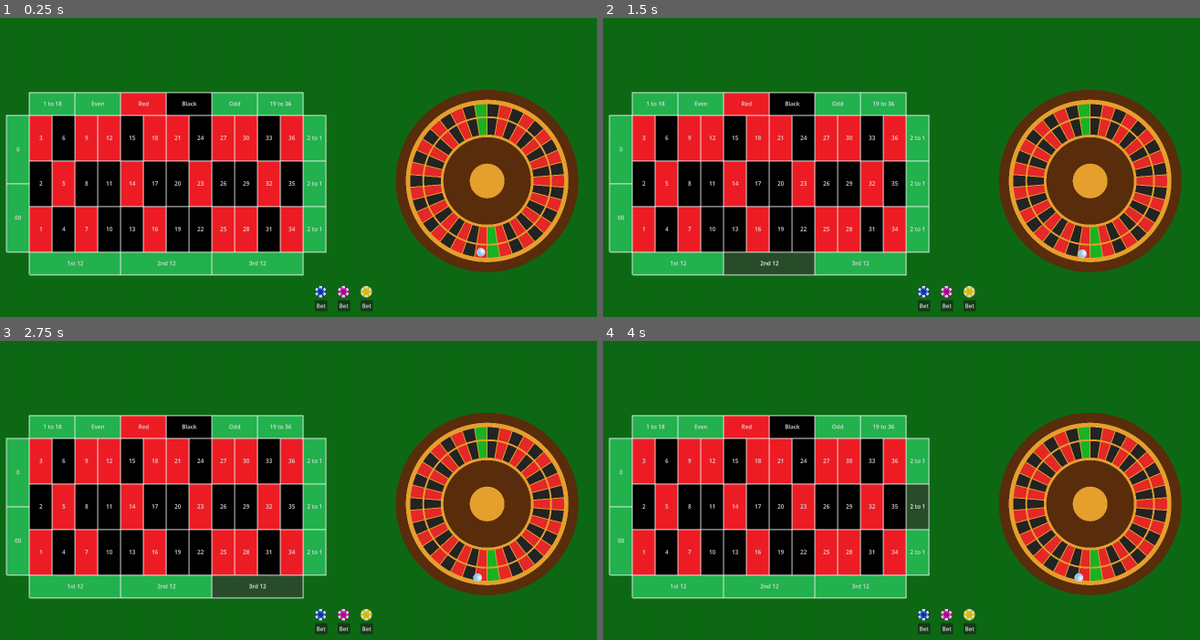
Above: before the commit, frames 1-4 (two rows, left to right).
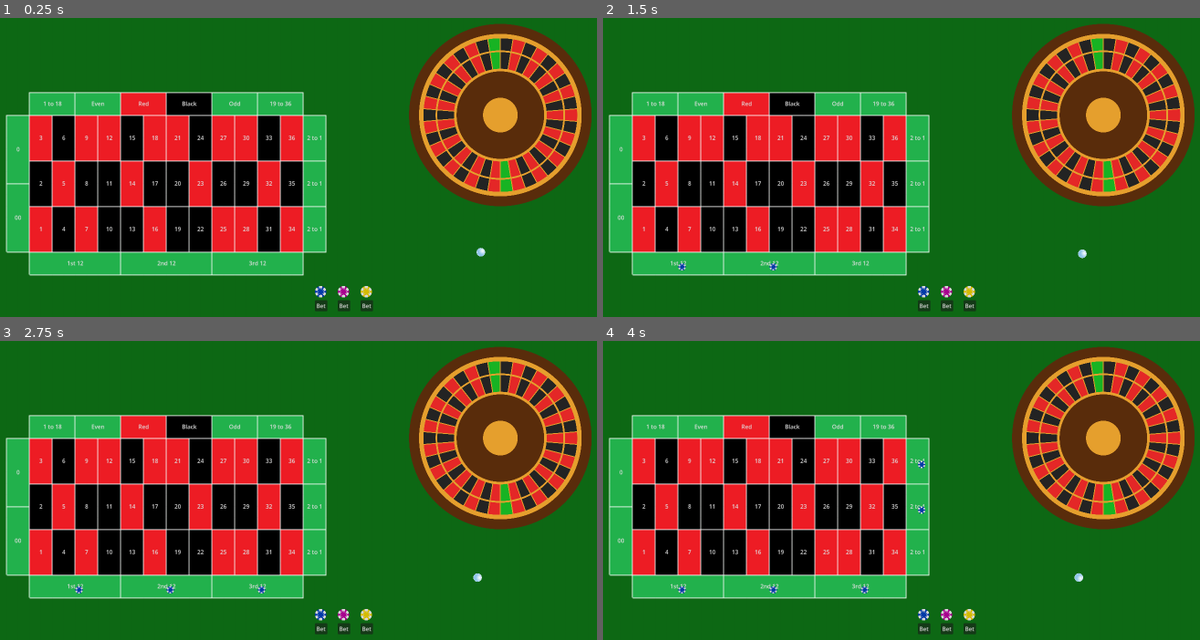
Above: after the commit, the same moments.

Repository: Ted-Landauer/godot-roulette
Game: Godot game, scene res://scenes/game.tscn
Same seed, same stepped clock (60 frames per second), same inputs: the game is played once before the commit and once after it.
Inputs:
- Up to frame 1 (0.25 s): no input
- Up to frame 2 (1.5 s): click "1st 12" at 0.5 s; click "2nd 12" at 1.25 s
- Up to frame 3 (2.75 s): click "3rd 12" at 2 s
- Up to frame 4 (4 s): click "2 to 1" at 2.75 s; click "2 to 1" at 3.5 s

The runs differ from the first frame. In frame 1, 19% of the frame differs, in the area x 66-100%, y 1-86%; in frame 2, 20%; in frame 3, 20%, in the area x 12-100%, y 1-86%; in frame 4, 20%.

Commit message:
adding in mouse detection in order to limit where the chips are placed. Also added in a random number selector to stand in for roulette wheel spin

Diff:
--- /dev/null
+++ b/scenes/betting_area.tscn
@@ -0,0 +1,7 @@
+[gd_scene format=3 uid="uid://djfru3jjt3yik"]
+
+[node name="betting_area" type="Area2D" unique_id=2073057573]
+
+[node name="ColorRect" type="ColorRect" parent="." unique_id=1736301536]
+offset_right = 896.0
+offset_bottom = 512.0
--- a/scenes/game.tscn
+++ b/scenes/game.tscn
@@ -229,8 +229,7 @@
 
 [node name="roulette_wheel" parent="." unique_id=1602981765 instance=ExtResource("2_lbhrr")]
 z_index = 1
-position = Vector2(1187, 217)
-metadata/_edit_lock_ = true
+position = Vector2(1480, 288)
 
 [node name="Table" type="Node" parent="." unique_id=669069244]
 
@@ -1011,7 +1010,21 @@
 offset_bottom = 839.0
 text = "Bet"
 
-[node name="BettingArea" type="CollisionShape2D" parent="." unique_id=458063980]
+[node name="Timer" type="Timer" parent="." unique_id=1248913622]
+wait_time = 10.0
+one_shot = true
+autostart = true
+
+[node name="Control" type="Control" parent="." unique_id=1667457384]
+layout_mode = 3
+anchors_preset = 0
+offset_left = 96.0
+offset_top = 224.0
+offset_right = 992.0
+offset_bottom = 736.0
+mouse_filter = 1
+
+[node name="BettingArea" type="CollisionShape2D" parent="Control" unique_id=458063980]
 top_level = true
 position = Vector2(544, 480)
 shape = SubResource("RectangleShape2D_ir15t")
@@ -1020,3 +1033,6 @@
 [connection signal="pressed" from="Buttons/BlueChip" to="." method="_on_blue_chip_pressed"]
 [connection signal="pressed" from="Buttons/YellowChip" to="." method="_on_yellow_chip_pressed"]
 [connection signal="pressed" from="Buttons/PurpleChip" to="." method="_on_purple_chip_pressed"]
+[connection signal="timeout" from="Timer" to="." method="_on_timer_timeout"]
+[connection signal="mouse_entered" from="Control" to="." method="_on_control_mouse_entered"]
+[connection signal="mouse_exited" from="Control" to="." method="_on_control_mouse_exited"]
--- a/scenes/roulette_wheel.tscn
+++ b/scenes/roulette_wheel.tscn
@@ -9,4 +9,3 @@
 [node name="Sprite2D" type="Sprite2D" parent="." unique_id=2068120493]
 scale = Vector2(0.20728743, 0.20728743)
 texture = ExtResource("1_1o7vs")
-centered = false
--- a/scripts/game.gd
+++ b/scripts/game.gd
@@ -7,6 +7,8 @@
 
 #variable to determine which chip is needed, 0: blue, 1: purple, 2: yellow
 var chipColor = 0
+
+var randomSelection = RandomNumberGenerator.new()
 
 var inBettingArea = false
 
@@ -50,12 +52,12 @@
 	add_child(newYellowChip)
 	print("added yellow chip")
 
+
+
 func checkBettingArea():
-	if $BettingArea.mouse_entered():
-		inBettingArea = true
+	if inBettingArea == true:
 		print("in the betting area")
-	elif $BettingArea.mouse_exited():
-		inBettingArea = false
+	elif inBettingArea == false:
 		print("out of betting area")
 
 func _input(event):
@@ -77,6 +79,7 @@
 
 # Called every frame. 'delta' is the elapsed time since the previous frame.
 func _process(delta: float) -> void:
+	#checkBettingArea()
 	pass
 
 
@@ -93,3 +96,25 @@
 func _on_yellow_chip_pressed() -> void:
 	print("Yellow Chip Selected")
 	chipColor = 2
+
+
+
+func _on_timer_timeout() -> void:
+	print("No more bets!")
+	var winningNumber = randomSelection.randi_range(-1, 36)
+	if winningNumber == -1:
+		print("Winner, 00")
+	else:
+		print("Winner, " + str(winningNumber))
+
+
+
+
+func _on_control_mouse_entered() -> void:
+	print("mouse entered")
+	inBettingArea = true
+
+
+func _on_control_mouse_exited() -> void:
+	print('mouse exited')
+	inBettingArea = false
